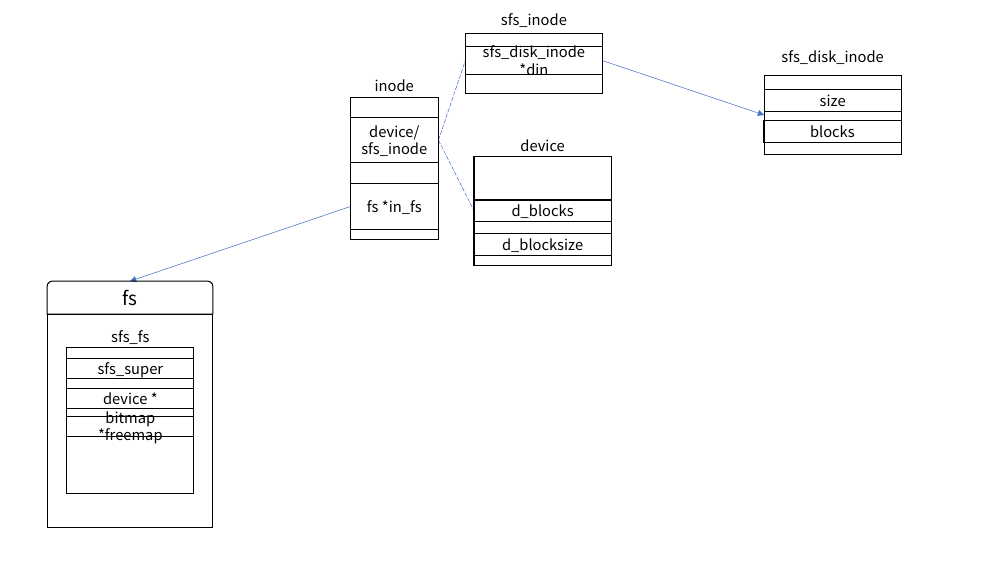
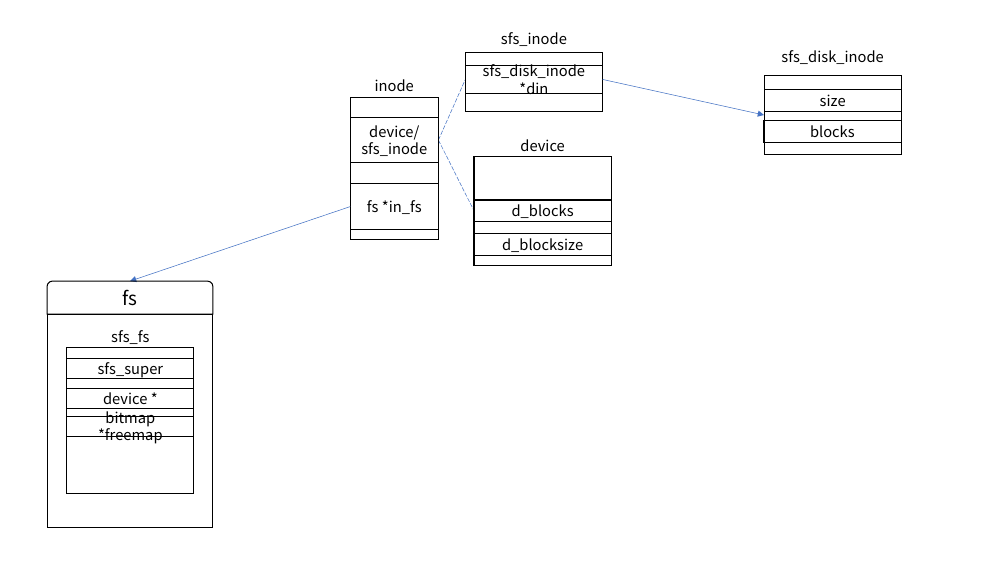
Before and after one commit to libinyl/lcore, a slide deck: slide 3 of 文件系统.pptx. Drawn at 1008x567 pixels with LibreOffice and Linux fonts; fonts in the diff are those of the drawing. Boxes give left, top, right and bottom in pixels: in the first picture for what was removed or moved away, otherwise in the second. Text is boxed around its words. In the diff, an @@ line names an element or a change of style, - is before the commit and + after.

```diff
--- a/文件系统.pptx
+++ b/文件系统.pptx
@@ 2 rectangles, 1 text: place and size @@
-2 rectangles, 1 text at [466, 13, 603, 93]
+2 rectangles, 1 text at [466, 32, 603, 112]
@@ line moved from (439, 140) - (466, 60) to (439, 140) - (466, 79) @@
@@ arrow moved from (603, 60) - (765, 115) to (603, 79) - (765, 115) @@
```
Also in this commit, not shown: 2 slides added, 1 slide removed, 10 other files.
